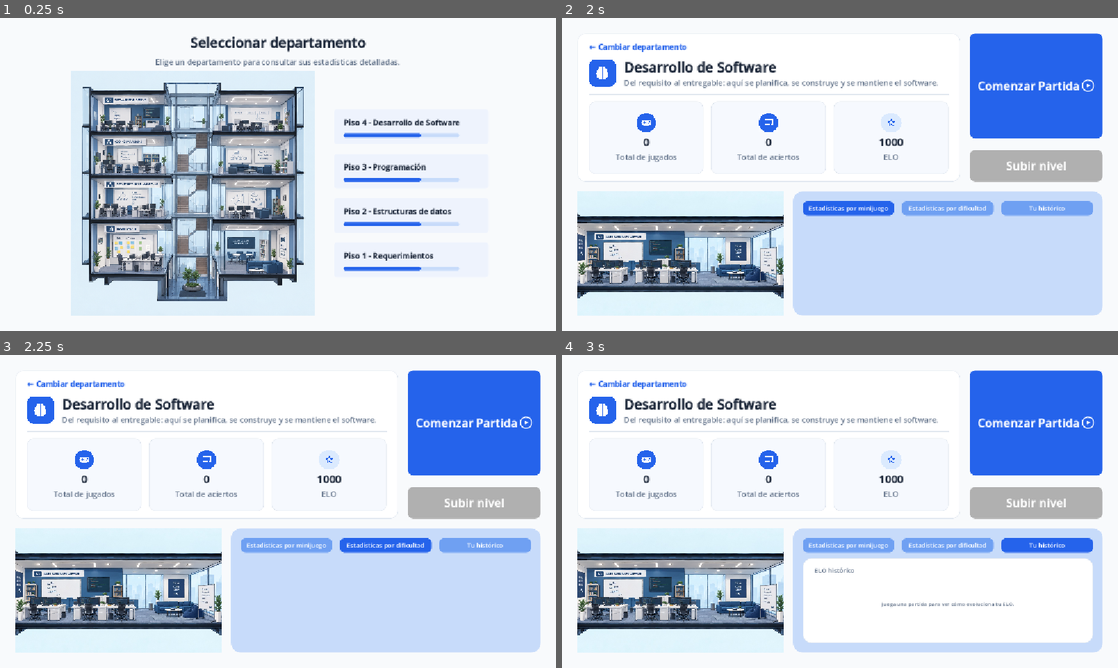
Above: before the commit, frames 1-4 (two rows, left to right).
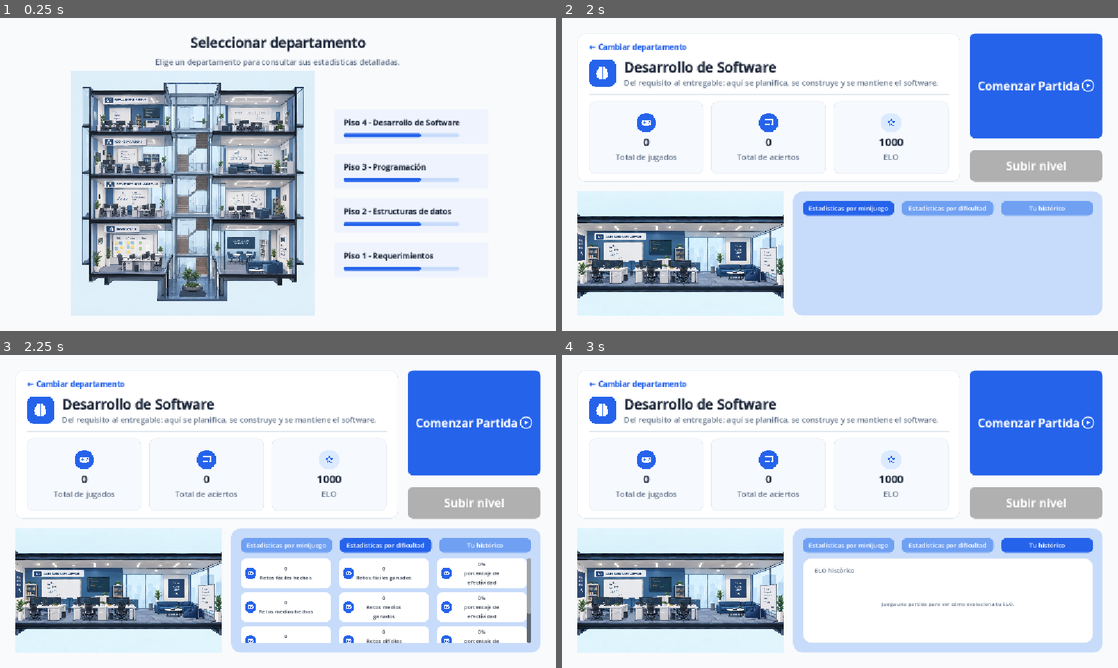
Above: after the commit, the same moments.

Repository: 1affogato/TSP-A26-NAKOSU
Game: Godot game, scene res://scenes/department_view.tscn
The game is run twice, just before and just after one commit, with the same random seed, the same clock (stepped at 60 frames per second) and the same inputs.
Inputs:
- Up to frame 1 (0.25 s): no input
- Up to frame 2 (2 s): click "Piso 4 - Desarrollo de Softwa…" at 0.5 s; click "Estadísticas por minijuego" at 1.25 s
- Up to frame 3 (2.25 s): click "Estadísticas por dificultad" at 2 s
- Up to frame 4 (3 s): click "Tu histórico" at 2.75 s

Frames 1-2 are identical in both runs. In frame 3, 12% of the frame differs, in the area x 43-96%, y 64-92%; in frame 4, nothing differs.

Commit message:
Estadisticar arregladas 2

Diff:
--- a/softlearning/scenes/department_view.gd
+++ b/softlearning/scenes/department_view.gd
@@ -138,10 +138,13 @@
 ## UC-11.5: una fila por grupo del detalle (cada minijuego o cada dificultad) y,
 ## en las tres columnas, cuántos se jugaron, cuántos se ganaron y la efectividad.
 func show_detailed_stats(detail: DetailedStats) -> void:
+	var entries := detail.entries
+	if detail.type == Enums.StatType.BY_DIFFICULTY:
+		entries = _all_difficulties(entries)
 	var played := PackedStringArray()
 	var won := PackedStringArray()
 	var accuracy := PackedStringArray()
-	for entry in detail.entries:
+	for entry in entries:
 		if detail.type == Enums.StatType.BY_DIFFICULTY:
 			var level: String = DIFFICULTY_LABELS.get(entry.label, entry.label)
 			played.append("%d\nRetos %s hechos" % [entry.played, level])
@@ -208,6 +211,19 @@
 		progress.value = DepartmentManager.get_level_up_progress(department_id) * 100.0
 
 
+## Las cuatro dificultades siempre, de fácil a muy difícil, como en el mockup:
+## B6 solo trae las que ya se jugaron, y las que faltan se muestran en cero.
+func _all_difficulties(entries: Array[StatEntry]) -> Array[StatEntry]:
+	var played_levels := {}
+	for entry in entries:
+		played_levels[entry.label] = entry
+	var all: Array[StatEntry] = []
+	for difficulty in Enums.Difficulty.values():
+		var key := Enums.difficulty_to_key(difficulty)
+		all.append(played_levels[key] if played_levels.has(key) else StatEntry.create(key, 0, 0))
+	return all
+
+
 ## Rehace las filas de una columna: la primera fila escrita en la escena queda
 ## oculta como plantilla, así que se muestran tantos grupos como tenga el
 ## historial, nunca quedan filas de ejemplo a la vista y una columna vacía
